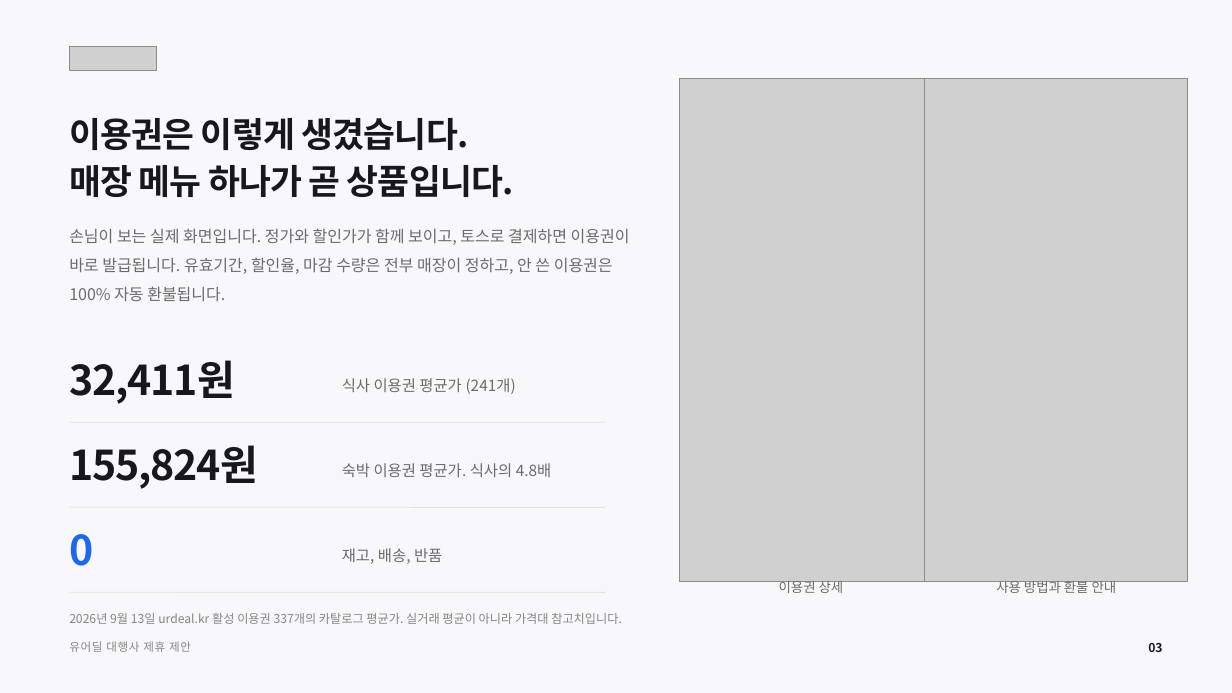
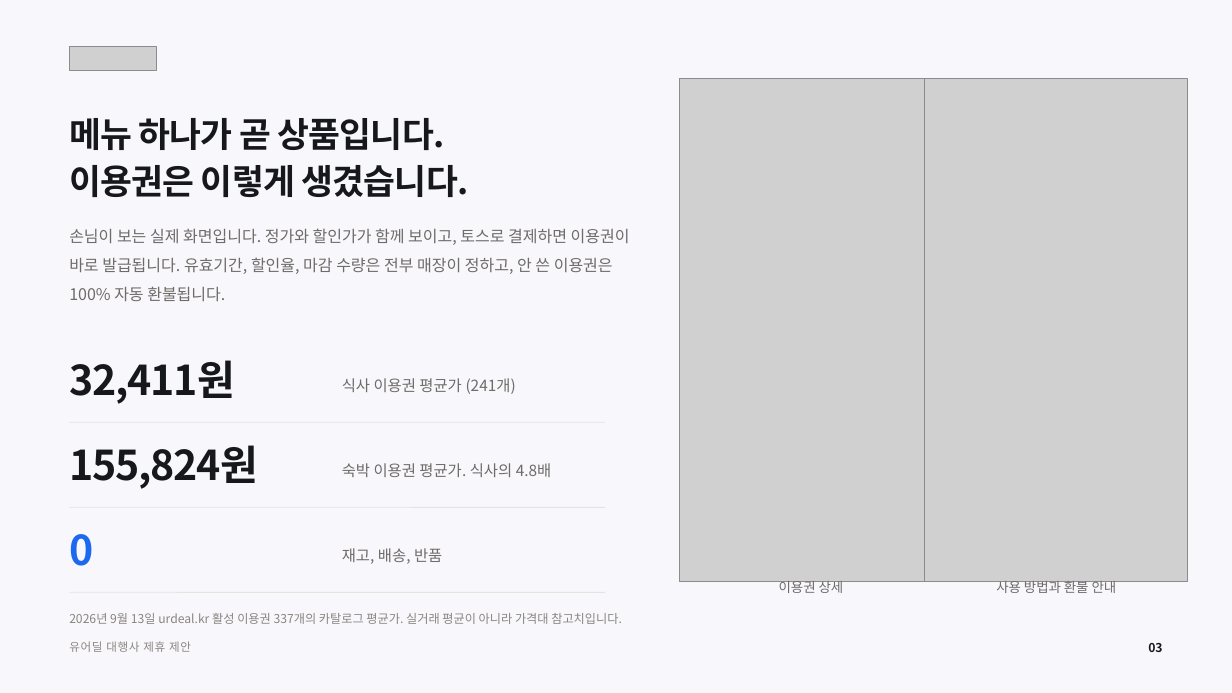
Before and after one commit to tobe2111/ur-live, a slide deck: slide 3 of docs/business/proposals/urdeal-agency-proposal.pptx. Drawn at 1232x693 pixels with LibreOffice and Linux fonts; fonts in the diff are those of the drawing; grey boxes stand for pictures. Boxes give left, top, right and bottom in pixels: in the first picture for what was removed or moved away, otherwise in the second. Text is boxed around its words. In the diff, an @@ line names an element or a change of style, - is before the commit and + after.

```diff
--- a/docs/business/proposals/urdeal-agency-proposal.pptx
+++ b/docs/business/proposals/urdeal-agency-proposal.pptx
@@ text at (69,118,444,150): paragraph added @@
+메뉴 하나가 곧 상품입니다.
@@ text at (69,165,514,197): paragraph removed @@
-매장 메뉴 하나가 곧 상품입니다.
```
Also in this commit, not shown: 15 other slides changed, 10 other files.
